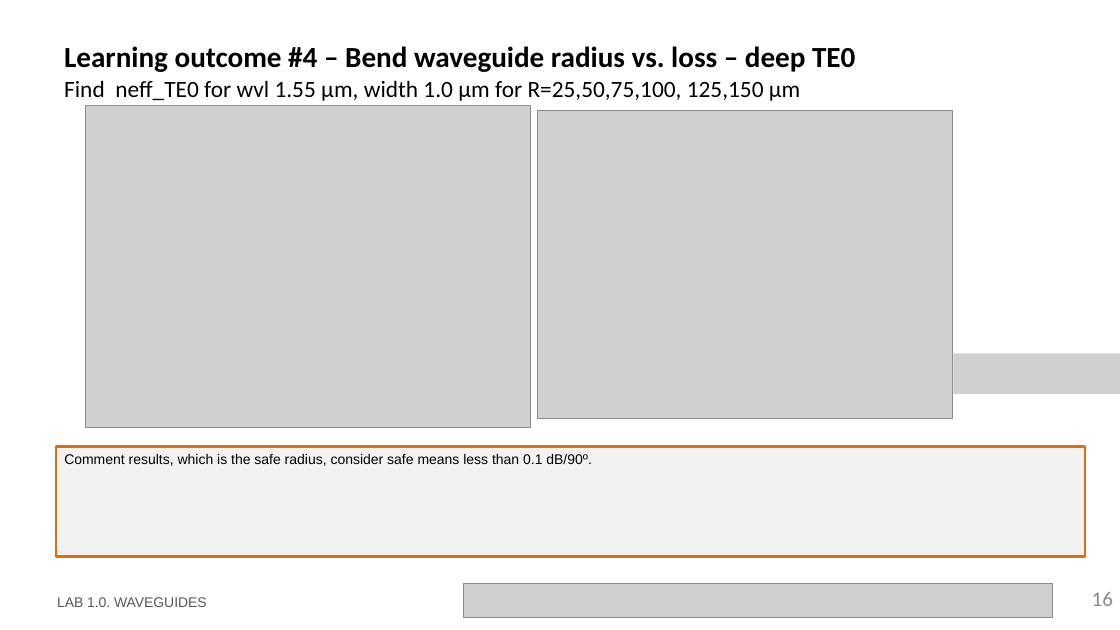
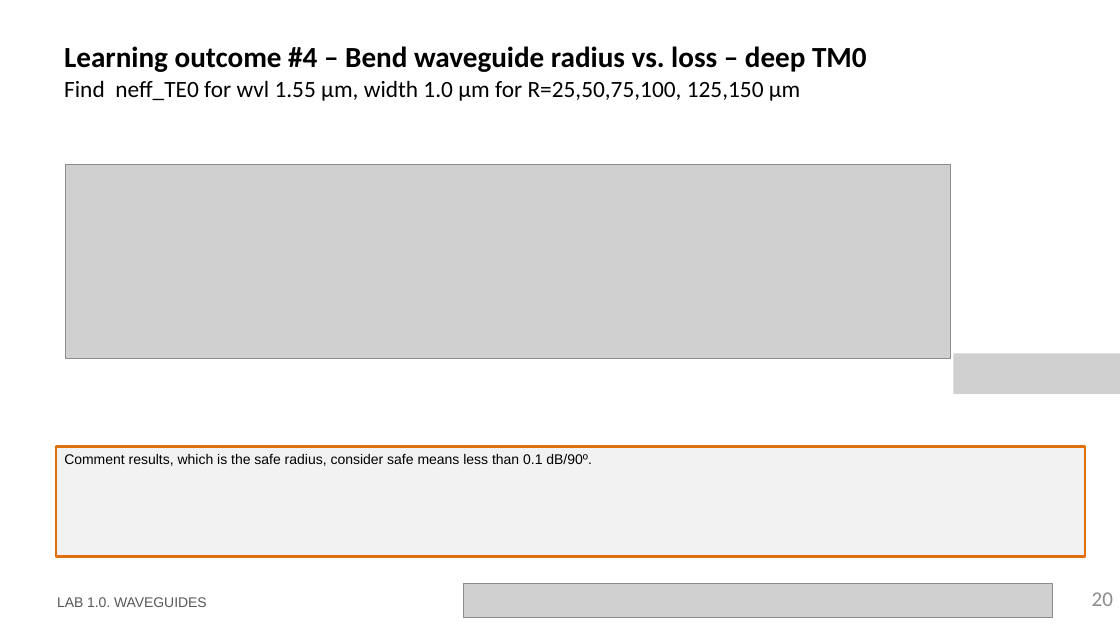
Before and after one commit to RobertoFernandezSevilla/pic-upv-lab1, a slide deck: slide 20 of LabBook_10.pptx (slide 16 before the commit). Drawn at 1120x630 pixels with LibreOffice and Linux fonts; fonts in the diff are those of the drawing; grey boxes stand for pictures; background and template pictures are left out. Boxes give left, top, right and bottom in pixels: in the first picture for what was removed or moved away, otherwise in the second. Text is boxed around its words. In the diff, an @@ line names an element or a change of style, - is before the commit and + after.

```diff
--- a/LabBook_10.pptx
+++ b/LabBook_10.pptx
@@ title at <box>64,46,867,101</box>: text changed @@
-Learning outcome #4 – Bend waveguide radius vs. loss – deep TE0
-Find neff_TE0 for wvl 1.55 µm, width 1.0 µm for R=25,50,75,100, 125,150 µm
+Learning outcome #4 – Bend waveguide radius vs. loss – deep TM0
+Find neff_TE0 for wvl 1.55 µm, width 1.0 µm for R=25,50,75,100, 125,150 µm
@@ picture removed at <box>86,106,530,428</box> @@
@@ picture removed at <box>538,111,952,419</box> @@
@@ picture added at <box>66,165,950,358</box> @@
@@ page number at <box>1092,592,1113,606</box>: text changed @@
-16
+20
```
Also in this commit, not shown: 4 slides added, 1 other file.
